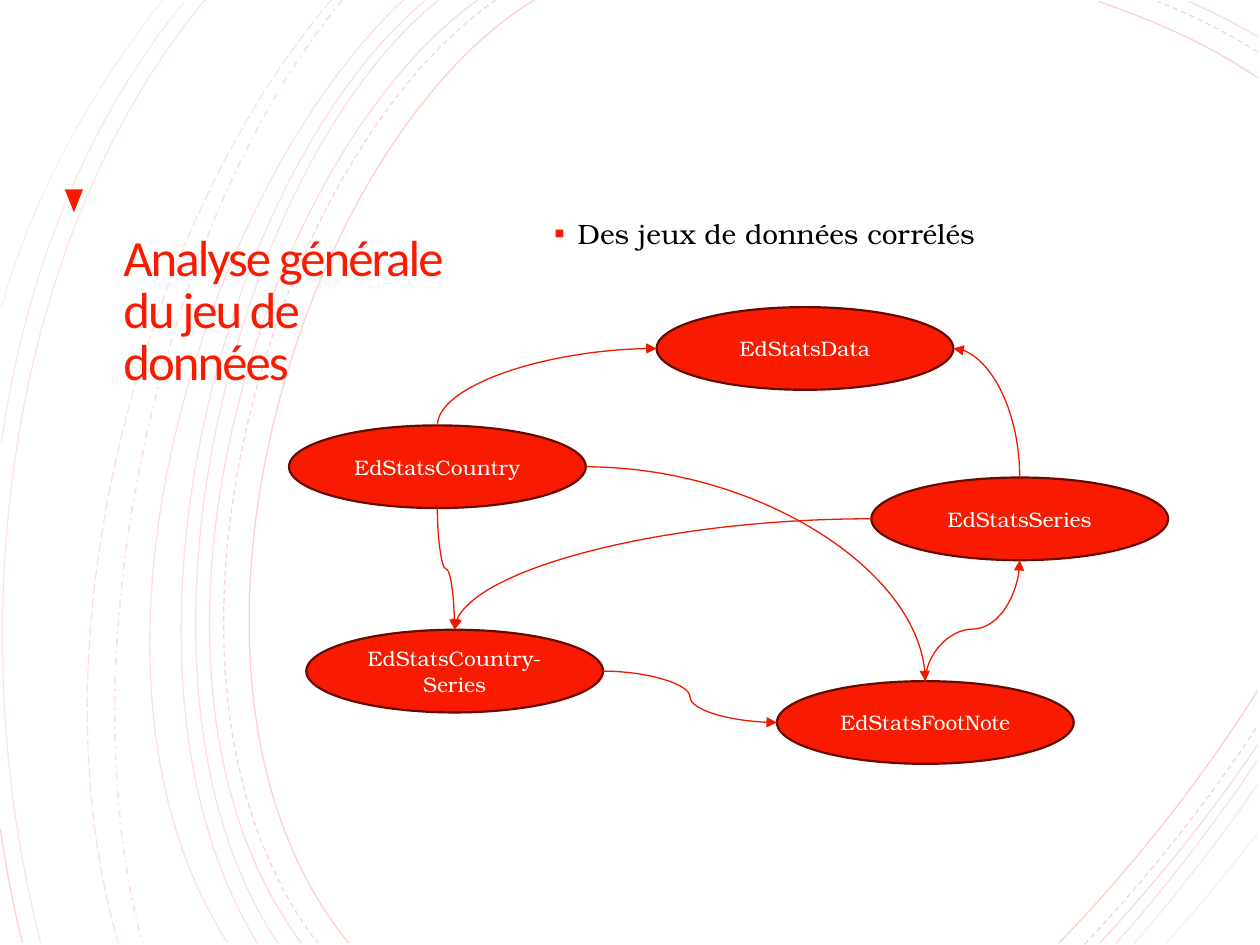
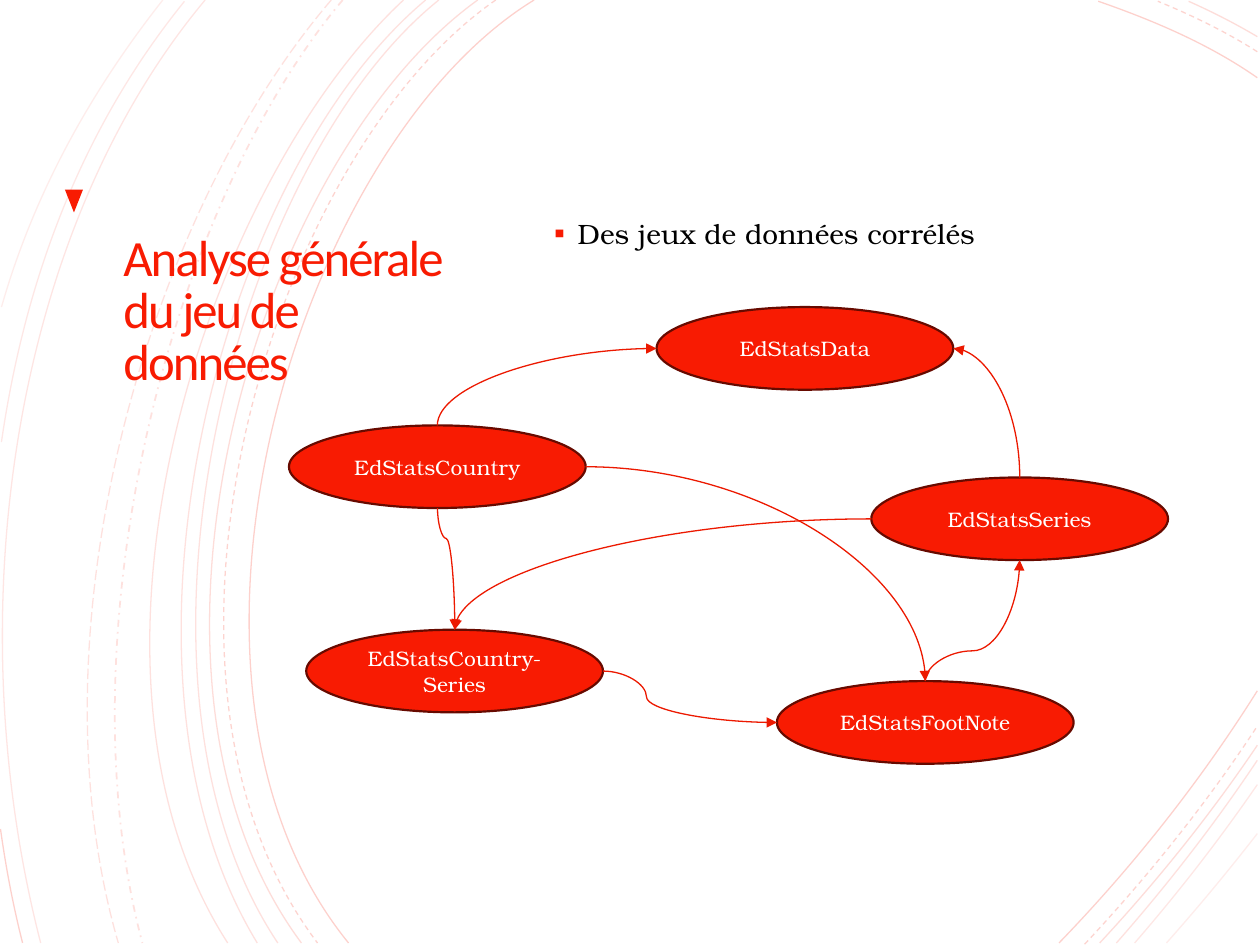
Before and after one commit to lalende/OpenClassRooms-Certification-Data-Scientist, a slide deck: slide 6 of Projet 2 - Analysez des données de systèmes éducatifs/Projet 2.pptx. Drawn at 1260x945 pixels with LibreOffice and Linux fonts; fonts in the diff are those of the drawing. Boxes give left, top, right and bottom in pixels: in the first picture for what was removed or moved away, otherwise in the second. Text is boxed around its words. In the diff, an @@ line names an element or a change of style, - is before the commit and + after.

```diff
--- a/Projet 2 - Analysez des données de systèmes éducatifs/Projet 2.pptx
+++ b/Projet 2 - Analysez des données de systèmes éducatifs/Projet 2.pptx
@@ outline #000000 0.75 pt to #000000 0.74 pt in 5 elements at (x1=105, y1=0, x2=639, y2=944), (x1=63, y1=0, x2=563, y2=944), (x1=63, y1=0, x2=512, y2=944), (x1=48, y1=0, x2=494, y2=944), (x1=0, y1=0, x2=464, y2=944) @@
@@ freeform shape at (x1=79, y1=0, x2=587, y2=944): outline #000000 0.75 pt dashed to #000000 0.74 pt dashed @@
@@ outline #F81B02 0.75 pt to #F81B02 0.74 pt in 3 elements at (x1=135, y1=0, x2=534, y2=942), (x1=103, y1=0, x2=478, y2=942), (x1=103, y1=0, x2=438, y2=942) @@
@@ freeform shape at (x1=116, y1=0, x2=496, y2=942): outline #F81B02 0.75 pt dashed to #F81B02 0.74 pt dashed @@
@@ curved arrow (586, 466) - (925, 682): stroke #ED1A02 0.75 pt to #EC1900 0.74 pt @@
@@ curved arrow (437, 508) - (455, 630): stroke #ED1A02 0.75 pt to #EC1900 0.74 pt; route changed @@
@@ curved arrow (872, 519) - (455, 630): stroke #ED1A02 0.75 pt to #EC1900 0.74 pt @@
@@ curved arrow (925, 682) - (1019, 561): stroke #ED1A02 0.75 pt to #EC1900 0.74 pt; route changed @@
@@ ellipse "EdStatsCountry-Series" at (x1=306, y1=630, x2=604, y2=713): outline #680B01 1.25 pt to #670A00 1.25 pt @@
@@ curved arrow (604, 672) - (777, 722): stroke #ED1A02 0.75 pt to #EC1900 0.74 pt; route changed @@
```
Also in this commit, not shown: 17 other slides changed, 1 other file.
